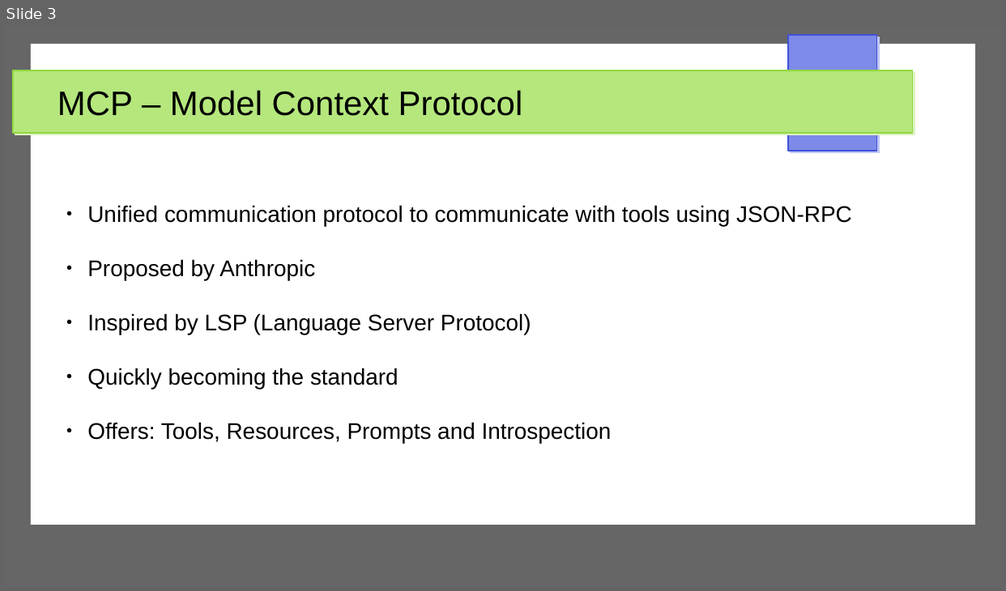
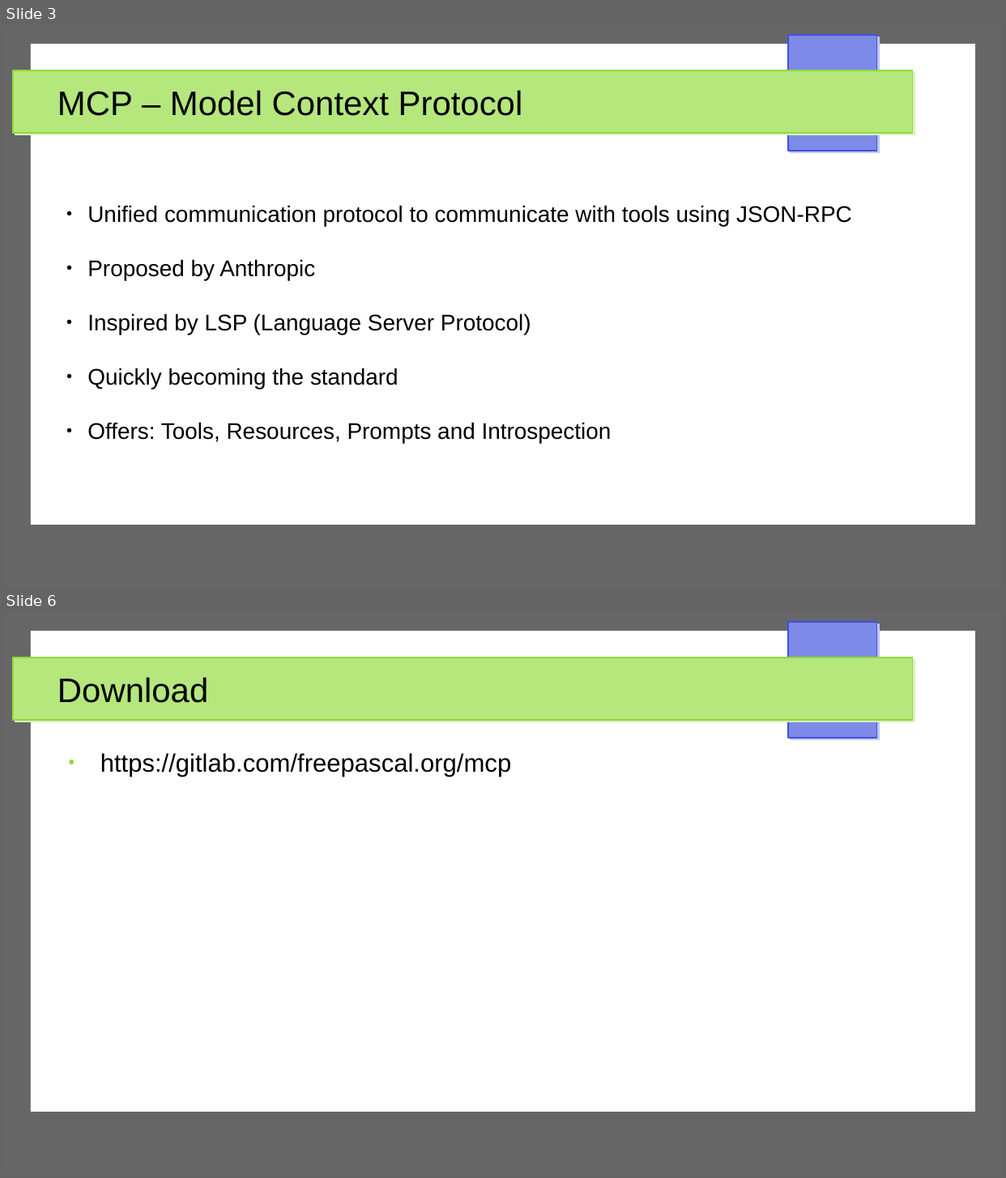
Before and after one commit to joecare99/gl-fpc-mcp, a slide deck: docs/mcp-intro.odp. Shown one above the other, each under a label of ours: slide 3 before the commit, slides 3 and 6 after it; the slides between them are not shown. The pictures are 1006x591 and 1006x1178 pixels, drawn with LibreOffice and Linux fonts; fonts in the diff are those of the drawing. Boxes give left, top, right and bottom in pixels: in the first picture for what was removed or moved away, otherwise in the second. Text is boxed around its words. In the diff, an @@ line names an element or a change of style, - is before the commit and + after.

```diff
--- a/docs/mcp-intro.odp
+++ b/docs/mcp-intro.odp
@@ slide 6 added at [4,613,1002,1174], background #FFFFFF; not listed: 4 template elements that a slide beside it also shows @@
@@ title added at [57,677,208,703], 27 pt, text #000000 @@
+Download
@@ text added at [100,753,512,777], 20 pt, text #000000 @@
+● https://gitlab.com/freepascal.org/mcp
```
Also in this commit, not shown: 1 slide changed, 1 other slide added.
